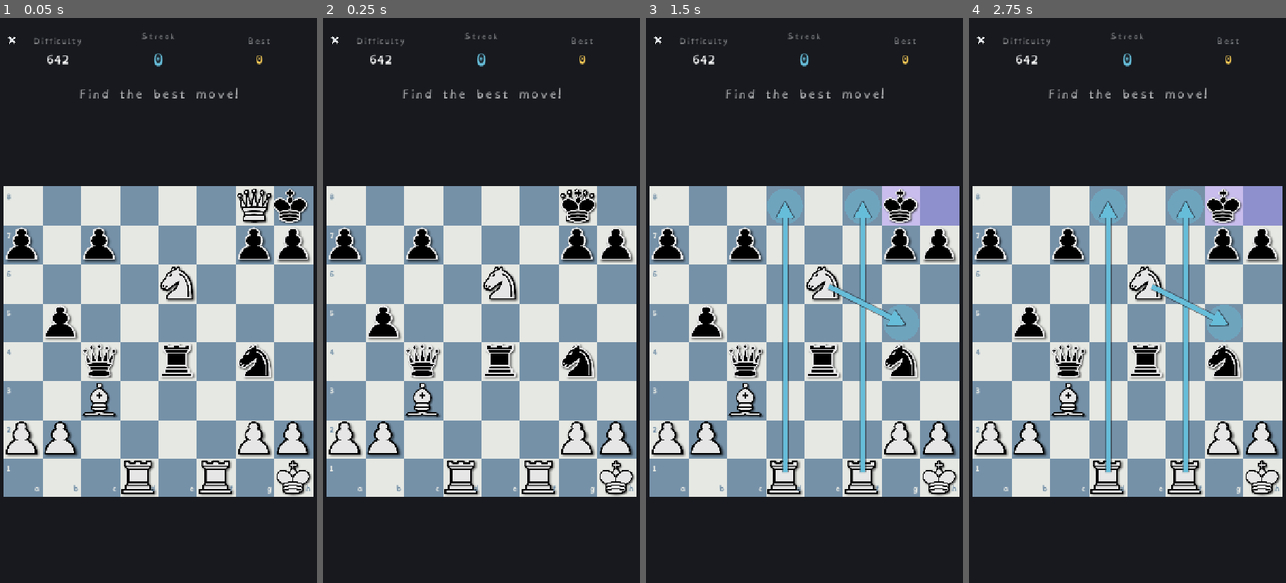
Above: before the commit, frames 1-4 (left to right).
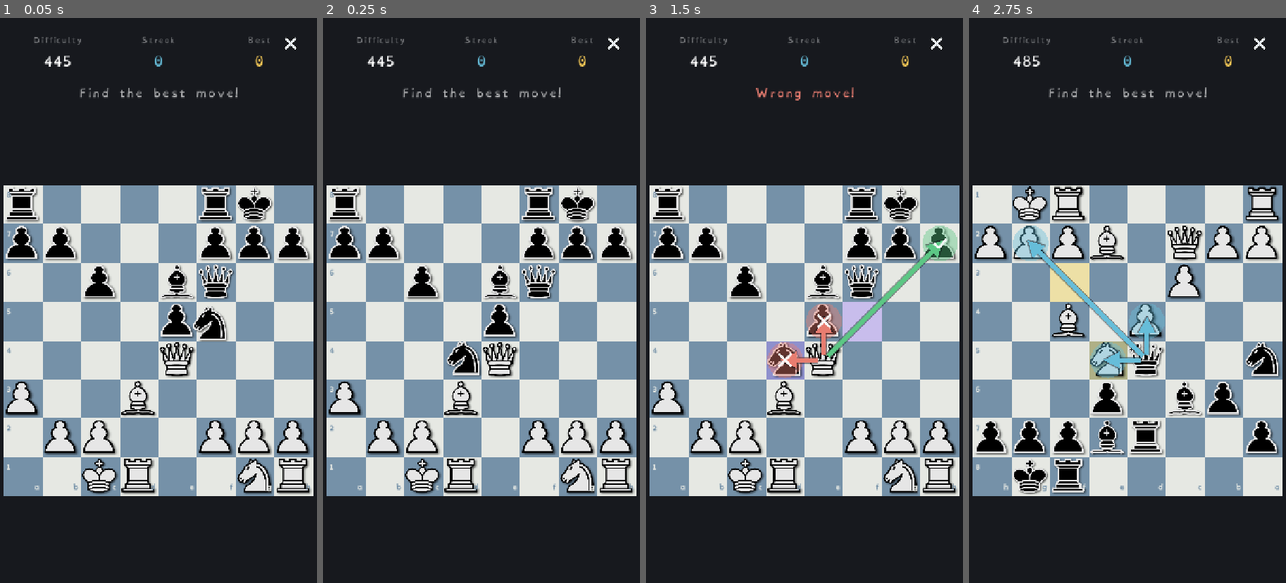
Above: after the commit, the same moments.

Repository: Hatscat/limpidchess
Game: Godot game, scene res://scenes/puzzle_rush.tscn
Two runs of this game, one before a commit and one after it. Both use one fixed random seed, a clock stepped at 60 frames per second and the inputs below. This scene is started directly instead of the project's main scene.
Inputs (mouse positions are in pixels of both pictures, inside the frame that each line leads up to):
- Up to frame 1 (0.05 s): no input
- Up to frame 2 (0.25 s): no input
- Up to frame 3 (1.5 s): drag from (804, 340) to (836, 176) at 0.52 s; tap Enter at 1.25 s; drag from (741, 328) to (788, 413) at 1.27 s
- Up to frame 4 (2.75 s): click (1127, 328) at 2 s, where only the run after the commit has a clickable "Play again"

The runs differ from the first frame. In frame 1, 14% of the frame differs, in the area x 1-99%, y 2-85%; in frame 2, 14%; in frame 3, 19%; in frame 4, 20%.

Commit message:
Refactor puzzle assets and gameplay mechanics
- Updated home scene to replace target icon with puzzle icon.
- Adjusted layout and styling in puzzle rush scene for better UI/UX, including button sizes and font adjustments.
- Modified chess puzzle logic to accommodate a wider rating range (400-2699) and improved randomization of puzzle selection.
- Enhanced puzzle rush gameplay flow, including better handling of player moves and opponent replies, with clearer status updates.
- Increased difficulty of the first puzzle to be more beginner-friendly and adjusted timing for animations and transitions.

Diff:
--- a/scenes/home.tscn
+++ b/scenes/home.tscn
@@ -9,7 +9,7 @@
 [ext_resource type="Texture2D" uid="uid://dr03fdrxbna2q" path="res://assets/icons/gear.svg" id="7_gear"]
 [ext_resource type="Texture2D" uid="uid://ovf8opbnaxrt" path="res://assets/icons/close.png" id="8_close"]
 [ext_resource type="PackedScene" uid="uid://limpiddailydlg1" path="res://scenes/daily_limit_dialog.tscn" id="9_daily"]
-[ext_resource type="Texture2D" uid="uid://crie3v2ergwva" path="res://assets/icons/target.png" id="10_target"]
+[ext_resource type="Texture2D" uid="uid://dx6lvqxgecy1e" path="res://assets/icons/puzzle.png" id="10_puzzle"]
 
 [sub_resource type="StyleBoxFlat" id="sb_pill"]
 content_margin_left = 14.0
@@ -297,7 +297,7 @@
 layout_mode = 2
 size_flags_vertical = 4
 mouse_filter = 2
-texture = ExtResource("10_target")
+texture = ExtResource("10_puzzle")
 expand_mode = 1
 stretch_mode = 5
 
--- a/scenes/puzzle_rush.tscn
+++ b/scenes/puzzle_rush.tscn
@@ -73,15 +73,18 @@
 
 [node name="ExitBtn" type="Button" parent="."]
 unique_name_in_owner = true
-custom_minimum_size = Vector2(56, 56)
-layout_mode = 1
-anchors_preset = 0
-offset_left = 12.0
+custom_minimum_size = Vector2(72, 72)
+layout_mode = 1
+anchors_preset = 1
+anchor_left = 1.0
+anchor_right = 1.0
+offset_left = -84.0
 offset_top = 12.0
-offset_right = 68.0
-offset_bottom = 68.0
+offset_right = -12.0
+offset_bottom = 84.0
+grow_horizontal = 0
 focus_mode = 0
-theme_override_constants/icon_max_width = 30
+theme_override_constants/icon_max_width = 48
 theme_override_styles/normal = SubResource("sb_empty")
 theme_override_styles/pressed = SubResource("sb_empty")
 theme_override_styles/hover = SubResource("sb_empty")
@@ -115,8 +118,8 @@
 [node name="DiffValue" type="Label" parent="Header/DiffCol"]
 unique_name_in_owner = true
 layout_mode = 2
-theme_override_font_sizes/font_size = 26
-text = "—"
+theme_override_font_sizes/font_size = 32
+text = "-"
 horizontal_alignment = 1
 
 [node name="StreakCol" type="VBoxContainer" parent="Header"]
@@ -136,7 +139,7 @@
 unique_name_in_owner = true
 modulate = Color(0.4, 0.74, 0.85, 1)
 layout_mode = 2
-theme_override_font_sizes/font_size = 38
+theme_override_font_sizes/font_size = 32
 text = "0"
 horizontal_alignment = 1
 
@@ -162,7 +165,7 @@
 [node name="Celebrate" type="TextureRect" parent="Header/BestCol/BestRow"]
 unique_name_in_owner = true
 visible = false
-custom_minimum_size = Vector2(26, 26)
+custom_minimum_size = Vector2(30, 30)
 layout_mode = 2
 size_flags_vertical = 4
 texture = ExtResource("4_party")
@@ -173,7 +176,7 @@
 unique_name_in_owner = true
 modulate = Color(0.98, 0.8, 0.34, 1)
 layout_mode = 2
-theme_override_font_sizes/font_size = 26
+theme_override_font_sizes/font_size = 32
 text = "0"
 
 [node name="Status" type="Label" parent="."]
--- a/scripts/chess/puzzles.gd
+++ b/scripts/chess/puzzles.gd
@@ -1,10 +1,11 @@
 class_name Puzzles
 
 ## Bundled Lichess puzzle set (CC0), used by Puzzle Rush. The CSV is `FEN,Moves,Rating` per line,
-## sampled across rating bands 600-2600 (see assets/puzzles.txt). Lichess convention: Moves[0] is the
-## setup move to apply to the FEN, then the side to move must find Moves[1] (the solution's first
-## move). Loaded once, lazily, and indexed by 100-point rating band so we can pick a puzzle near a
-## target difficulty for the rising streak.
+## sampled across rating bands 400-2699, ~240 per band (see assets/puzzles.txt). Lichess convention:
+## Moves[0] is the setup move to apply to the FEN, then the side to move plays Moves[1], the opponent
+## replies Moves[2], the player plays Moves[3], and so on (the player solves the odd indices; the last
+## move is always the player's). Loaded once, lazily, and indexed by 100-point rating band so we can
+## pick a puzzle near a target difficulty for the rising streak.
 
 const PATH := "res://assets/puzzles.txt"  # plain text (not .csv: avoids Godot's CSV-translation import)
 
@@ -45,17 +46,22 @@
 	_ensure_loaded()
 	if _all.is_empty():
 		return {}
-	var target := clampi(target_rating, 600, 2600)
+	var target := clampi(target_rating, 400, 2600)
 	var tb := int(target / 100)
-	for d in range(0, 25):  # widen the band search outward until we find an unused puzzle
+	for d in range(0, 25):  # widen the band search outward until a band has an unused puzzle
 		for band: int in ([tb] if d == 0 else [tb - d, tb + d]):
 			if not _by_band.has(band):
 				continue
+			# A RANDOM unused puzzle from this band, so a streak isn't the exact same list every run.
+			var pool: Array = []
 			for idx: int in _by_band[band]:
 				if not used.has(idx):
-					used[idx] = true
-					var p: Dictionary = _all[idx]
-					return {"index": idx, "fen": p["fen"], "moves": p["moves"], "rating": p["rating"]}
+					pool.append(idx)
+			if not pool.is_empty():
+				var idx: int = pool[randi() % pool.size()]
+				used[idx] = true
+				var p: Dictionary = _all[idx]
+				return {"index": idx, "fen": p["fen"], "moves": p["moves"], "rating": p["rating"]}
 	return {}  # exhausted (only on absurdly long streaks); caller can reset `used`
 
 
--- a/scripts/puzzle_rush.gd
+++ b/scripts/puzzle_rush.gd
@@ -9,13 +9,15 @@
 const ChessRules := preload("res://scripts/chess/chess_rules.gd")
 const ChessBotScript := preload("res://scripts/chess/chess_bot.gd")
 
-const START_RATING := 600    ## difficulty of the first puzzle
+const START_RATING := 400    ## difficulty of the first puzzle (beginner / kid friendly)
 const RATING_STEP := 70       ## +rating per solved puzzle
-const MAX_RATING := 2600      ## hardest band we sampled
-const SETUP_SLIDE := 0.28     ## opponent's setup move slides in
-const MOVE_SLIDE := 0.28      ## the player's chosen move slides
-const CORRECT_HOLD := 0.45    ## beat after a correct move before the next puzzle
+const MAX_RATING := 2600      ## the difficulty climb caps here (the data goes to 2699)
+const SETUP_SLIDE := 0.28     ## the opponent's setup move slides in
+const MOVE_SLIDE := 0.28      ## a played move slides
+const REPLY_HOLD := 0.35      ## beat between the player's move and the opponent's reply (multi-move)
+const CORRECT_HOLD := 0.5     ## beat after fully solving a puzzle before the next one
 const WRONG_HOLD := 1.35      ## let the red/green reveal sink in before the result
+const RANK_DEPTH := 1         ## 1-ply ranker for the 2 distractors: ~instant, and greedy = tempting traps
 
 @onready var board: Control = %Board
 @onready var diff_value: Label = %DiffValue
@@ -41,7 +43,9 @@
 var _best_at_start := 0       ## highscore to beat (captured at run start)
 var _max_solved := 0          ## hardest puzzle rating solved this run
 var _cur_rating := 0
-var _solution := -1           ## the correct move (packed int) for the current puzzle
+var _solution := -1           ## the correct move (packed int) the player must find right now
+var _moves: PackedStringArray = PackedStringArray()  ## the current puzzle's full move list (UCI)
+var _move_idx := 0            ## index into _moves of the player's move to solve now (odd indices)
 var _used: Dictionary = {}    ## puzzle indices used this run (no repeats)
 
 
@@ -67,9 +71,17 @@
 
 func _layout() -> void:
 	var safe: float = maxf(DisplayServer.get_display_safe_area().position.y, 16.0)
-	$Header.offset_top = safe + 8.0
+	var top: float = safe + 8.0
+	# Slide the whole top strip down by the safe area (like game.gd's _position_review_ui) so a tall
+	# notch never squeezes the header into the status line: the header keeps a fixed height and the
+	# status + board follow below it.
+	$Header.offset_top = top
+	$Header.offset_bottom = top + 116.0
+	status_label.offset_top = top + 124.0
+	status_label.offset_bottom = top + 166.0
+	board.offset_top = top + 174.0
 	exit_btn.offset_top = safe + 6.0
-	exit_btn.offset_bottom = safe + 62.0
+	exit_btn.offset_bottom = safe + 78.0
 
 
 func _begin() -> void:
@@ -94,52 +106,71 @@
 		_end_run()
 		return
 	_cur_rating = int(pz["rating"])
-	var moves: PackedStringArray = pz["moves"]
+	_moves = pz["moves"]
 	rules.set_fen(String(pz["fen"]))
 	board.clear_options()
 	board.clear_last_moves()
 	board.set_check_square(-1)
-	# Lichess: moves[0] is the setup move (opponent); the player then solves moves[1]. The player is
-	# the side to move AFTER the setup, so orient the board to them.
+	# Lichess: moves[0] is the opponent's setup move; the player then solves the odd indices after it
+	# (moves[1], moves[3], ...). The player is the side to move AFTER the setup, so orient to them.
 	board.flipped = rules.side_to_move == ChessRules.WHITE
 	board.set_rules(rules)
 	board.end_animation()
 	_update_header()
 	status_label.modulate = Color(1, 1, 1, 0.65)
 	status_label.text = tr("Find the best move!")
-	var setup := rules.move_from_uci(moves[0])
+	var setup := rules.move_from_uci(_moves[0])
 	if setup >= 0:
+		var mover := rules.side_to_move
 		await board.animate_move(setup, SETUP_SLIDE)
 		if g != _gen:
 			return
-		var mover := rules.side_to_move
 		rules.make_move(setup)
 		board.set_rules(rules)
 		board.set_last_move(setup, mover)
 		_set_check()
 		board.end_animation()
-	_solution = rules.move_from_uci(moves[1])
+	_move_idx = 1
+	await _present_move(g)
+
+
+## Show the 3 options for the player's current move (_moves[_move_idx]). The two frame yields let the
+## clean post-move board (a piece the previous move just captured is gone) actually DRAW and present
+## before the synchronous ranker briefly blocks the main thread: the first frame submits the clean
+## board, the second resumes after it has been presented. The ranker is 1-ply so the block is tiny.
+func _present_move(g: int) -> void:
+	_solution = rules.move_from_uci(_moves[_move_idx])
 	if _solution < 0:
-		_next_puzzle()  # malformed entry, skip
+		_next_puzzle()  # malformed entry, skip to a fresh puzzle
+		return
+	await get_tree().process_frame
+	await get_tree().process_frame
+	if g != _gen:
 		return
 	board.set_options(_build_options(), true)
 	_busy = false
 
 
-## The 3 options: the solution (correct) + the ranker's two best non-solution moves (tempting wrong
-## picks). Falls back to any legal moves if the ranker is short.
+## The 3 options: the solution + the ranker's two best non-solution moves, all with DISTINCT target
+## squares (the board hit-tests a tap by its destination, so two options must never share a target).
+## The shallow depth keeps it fast and tends to pick greedy, beginner-tempting wrong moves.
 func _build_options() -> Array:
-	var ranked: Array = bot.rank_moves(rules, ChessBotScript.ANALYSIS_DEPTH)
+	var ranked: Array = bot.rank_moves(rules, RANK_DEPTH)
+	var used_targets := {ChessRules.move_to(_solution): true}
 	var wrong: Array = []
 	for e: Dictionary in ranked:
 		var m := int(e["move"])
-		if m != _solution and not wrong.has(m):
+		var t := ChessRules.move_to(m)
+		if m != _solution and not used_targets.has(t):
+			used_targets[t] = true
 			wrong.append(m)
 			if wrong.size() == 2:
 				break
-	if wrong.size() < 2:
+	if wrong.size() < 2:  # quiet/forced position: backfill from any legal move with a free target
 		for m: int in rules.generate_legal_moves():
-			if m != _solution and not wrong.has(m):
+			var t := ChessRules.move_to(m)
+			if m != _solution and not used_targets.has(t):
+				used_targets[t] = true
 				wrong.append(m)
 				if wrong.size() == 2:
 					break
@@ -157,27 +188,7 @@
 	var g := _gen
 	var move := int(opt["move"])
 	board.reveal()  # solution turns green, distractors red
-	if move == _solution:
-		Audio.play("best")
-		status_label.modulate = _quality_color("best")
-		status_label.text = tr("Correct!")
-		_streak += 1
-		_max_solved = maxi(_max_solved, _cur_rating)
-		_update_header()
-		await board.animate_move(_solution, MOVE_SLIDE)
-		if g != _gen:
-			return
-		var mover := rules.side_to_move
-		rules.make_move(_solution)
-		board.set_rules(rules)
-		board.set_last_move(_solution, mover)
-		_set_check()
-		board.end_animation()
-		await get_tree().create_timer(CORRECT_HOLD).timeout
-		if g != _gen:
-			return
-		_next_puzzle()
-	else:
+	if move != _solution:
 		Audio.play("blunder")
 		status_label.modulate = _quality_color("blunder")
 		status_label.text = tr("Wrong move!")
@@ -185,6 +196,58 @@
 		if g != _gen:
 			return
 		_end_run()
+		return
+	# Correct: play the move, then either finish the puzzle or let the opponent reply and continue.
+	Audio.play("best")
+	status_label.modulate = _quality_color("best")
+	status_label.text = tr("Correct!")
+	var mover := rules.side_to_move
+	await board.animate_move(_solution, MOVE_SLIDE)
+	if g != _gen:
+		return
+	rules.make_move(_solution)
+	board.set_rules(rules)
+	board.set_last_move(_solution, mover)
+	_set_check()
+	board.end_animation()
+	var nxt := _move_idx + 1
+	if nxt >= _moves.size():
+		_puzzle_solved(g)  # that was the puzzle's final move
+		return
+	# The opponent's forced reply (_moves[nxt]).
+	await get_tree().create_timer(REPLY_HOLD).timeout
+	if g != _gen:
+		return
+	var reply := rules.move_from_uci(_moves[nxt])
+	if reply >= 0:
+		board.clear_options()  # drop the revealed arrows before the reply slides in
+		var rmover := rules.side_to_move
+		await board.animate_move(reply, MOVE_SLIDE)
+		if g != _gen:
+			return
+		rules.make_move(reply)
+		board.set_rules(rules)
+		board.set_last_move(reply, rmover)
+		_set_check()
+		board.end_animation()
+	_move_idx = nxt + 1
+	if _move_idx >= _moves.size():
+		_puzzle_solved(g)  # defensive: Lichess lines normally end on the player's move
+		return
+	status_label.modulate = Color(1, 1, 1, 0.65)
+	status_label.text = tr("Find the best move!")
+	await _present_move(g)
+
+
+## A full puzzle is solved: bump the streak, advance the difficulty, beat, then the next puzzle.
+func _puzzle_solved(g: int) -> void:
+	_streak += 1
+	_max_solved = maxi(_max_solved, _cur_rating)
+	_update_header()
+	await get_tree().create_timer(CORRECT_HOLD).timeout
+	if g != _gen:
+		return
+	_next_puzzle()
 
 
 func _set_check() -> void:
@@ -202,7 +265,7 @@
 
 
 func _update_header() -> void:
-	diff_value.text = str(_cur_rating) if _cur_rating > 0 else "—"
+	diff_value.text = str(_cur_rating) if _cur_rating > 0 else "-"
 	streak_value.text = str(_streak)
 	best_value.text = str(_best_at_start)
 	# Celebrate live once they pass a real previous record (not on a first-ever run).
@@ -237,8 +300,11 @@
 
 
 ## Leave to Home, banking the streak so far (record_puzzle_score only lifts the highscore if higher,
-## so calling it after _end_run already did is harmless).
+## so calling it after _end_run already did is harmless). Invalidate any in-flight puzzle coroutine
+## first (set _over + bump _gen, like _end_run) so a mid-line exit can't resume on the freed scene.
 func _quit_to_home() -> void:
+	_over = true
+	_gen += 1
 	GameManager.record_puzzle_score(_streak)
 	GameManager.go_to_home()
 
Binary file added: assets/icons/puzzle.png
Not shown, changed: assets/puzzles.txt
